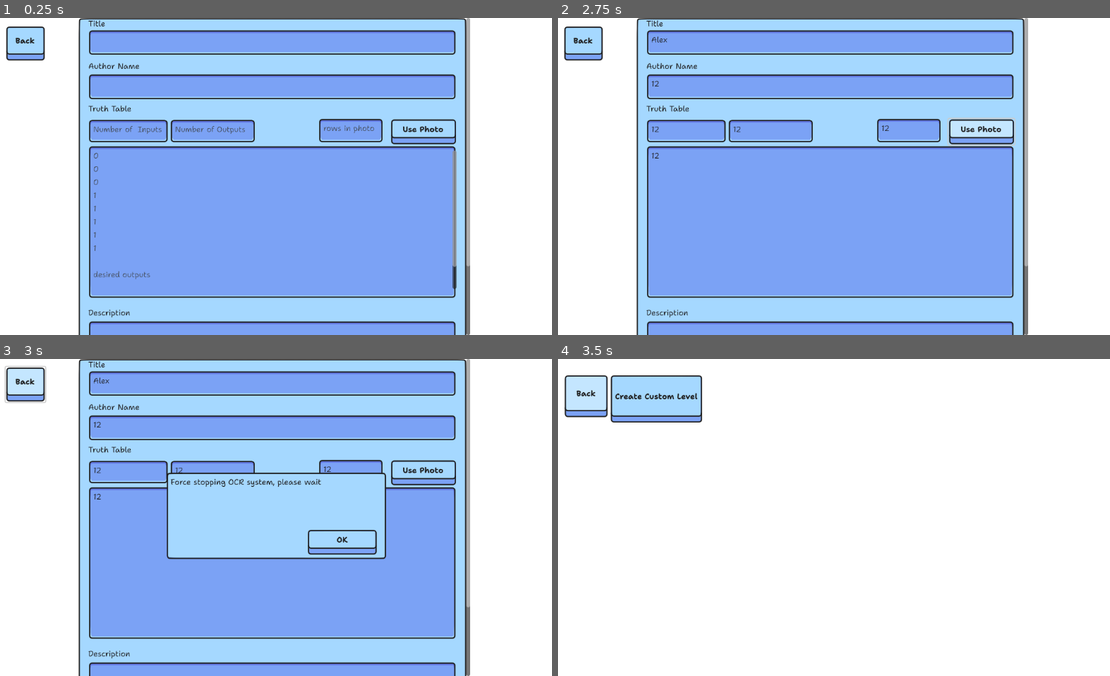
Above: before the commit, frames 1-4 (two rows, left to right).
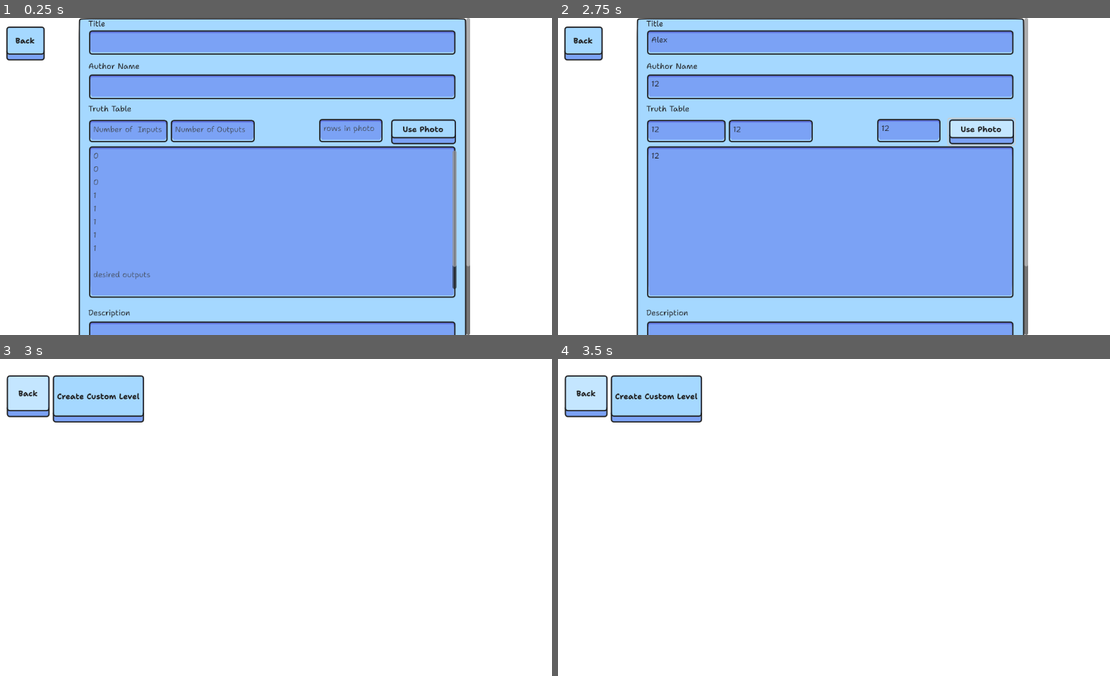
Above: after the commit, the same moments.

Repository: sininen-blue/logic-gate-tesseract
Game: Godot game, scene res://ui/custom_levels/create_custom_level.tscn
The game is run twice, just before and just after one commit, with the same random seed, the same clock (stepped at 60 frames per second) and the same inputs. This scene is started directly instead of the project's main scene.
Inputs (mouse positions are in pixels of both pictures, inside the frame that each line leads up to):
- Up to frame 1 (0.25 s): no input
- Up to frame 2 (2.75 s): click (828, 43) at 0.52 s; type "Alex" at 0.6 s; click (828, 87) at 0.75 s; type "12" at 0.83 s; click (684, 132) at 0.98 s; type "12" at 1.07 s; click (773, 132) at 1.27 s; type "12" at 1.35 s; click (911, 132) at 1.5 s; type "12" at 1.58 s; click (828, 220) at 1.73 s; type "12" at 1.82 s; click "Use Photo" at 2 s
- Up to frame 3 (3 s): click "Back" at 2.75 s
- Up to frame 4 (3.5 s): no input

Frames 1-2 are identical in both runs. In frame 3, 72% of the frame differs, in the area x 0-86%, y 0-100%; in frame 4, nothing differs.
Error in both runs: Cannot call method 'get_files' on a null value. (res://ui/custom_levels/custom_levels.gd:20)

Commit message:
managed potential errors, updated confirmation dialog theme, and fixed back bug

Diff:
--- a/ui/custom_levels/create_custom_level.gd
+++ b/ui/custom_levels/create_custom_level.gd
@@ -16,6 +16,7 @@
 
 @onready var error_panel: Panel = %ErrorPanel
 @onready var create_button: Button = %CreateButton
+@onready var confirmation_dialog: ConfirmationDialog = $ConfirmationDialog
 
 var exec_thread: Thread = Thread.new()
 
@@ -26,11 +27,12 @@
 
 
 func _on_back_button_pressed() -> void:
-	error_panel.show_error("Force stopping OCR system, please wait")
+	if exec_thread.is_alive():
+		error_panel.show_error("Force stopping OCR system, please wait")
 
-	await get_tree().create_timer(.5).timeout
+		await get_tree().create_timer(.5).timeout
 
-	exec_thread.wait_to_finish()
+		exec_thread.wait_to_finish()
 	get_tree().change_scene_to_file(custom_levels_scene)
 
 
@@ -106,6 +108,14 @@
 		error_panel.show_error("input, output, and row numbers are required")
 		return
 
+	if int(row_num_edit.text) > 64:
+		confirmation_dialog.dialog_text = str("Are you sure your image has ",
+			int(row_num_edit.text),
+			" rows, if so, this might take a while" )
+		confirmation_dialog.visible = true
+
+
+func _on_confirmation_dialog_confirmed() -> void:
 	file_dialog.visible = true
 	file_dialog.add_filter("*.jpg, *.jpeg, *.png", "Images")
 
--- a/ui/custom_levels/create_custom_level.tscn
+++ b/ui/custom_levels/create_custom_level.tscn
@@ -3,6 +3,33 @@
 [ext_resource type="Script" path="res://ui/custom_levels/create_custom_level.gd" id="1_uiy2w"]
 [ext_resource type="PackedScene" uid="uid://b4f4srb41fiu6" path="res://ui/components/error_panel.tscn" id="2_1ogc4"]
 [ext_resource type="Texture2D" uid="uid://ccg83ip0r3ljn" path="res://assets/UI/icons/spinner.png" id="2_46gef"]
+
+[sub_resource type="Animation" id="Animation_hhhcl"]
+length = 0.001
+tracks/0/type = "value"
+tracks/0/imported = false
+tracks/0/enabled = true
+tracks/0/path = NodePath("ScrollContainer/Panel/Main/ButtonLabel/SpinnerSprite:rotation")
+tracks/0/interp = 1
+tracks/0/loop_wrap = true
+tracks/0/keys = {
+"times": PackedFloat32Array(0),
+"transitions": PackedFloat32Array(1),
+"update": 0,
+"values": [-6.28319]
+}
+tracks/1/type = "value"
+tracks/1/imported = false
+tracks/1/enabled = true
+tracks/1/path = NodePath("ScrollContainer/Panel/Main/ButtonLabel/SpinnerSprite:scale")
+tracks/1/interp = 1
+tracks/1/loop_wrap = true
+tracks/1/keys = {
+"times": PackedFloat32Array(0),
+"transitions": PackedFloat32Array(1),
+"update": 0,
+"values": [Vector2(1, 1)]
+}
 
 [sub_resource type="Animation" id="Animation_1so06"]
 resource_name = "loading"
@@ -33,33 +60,6 @@
 "values": [Vector2(1, 1), Vector2(1.145, 1.145), Vector2(0.945, 0.945)]
 }
 
-[sub_resource type="Animation" id="Animation_hhhcl"]
-length = 0.001
-tracks/0/type = "value"
-tracks/0/imported = false
-tracks/0/enabled = true
-tracks/0/path = NodePath("ScrollContainer/Panel/Main/ButtonLabel/SpinnerSprite:rotation")
-tracks/0/interp = 1
-tracks/0/loop_wrap = true
-tracks/0/keys = {
-"times": PackedFloat32Array(0),
-"transitions": PackedFloat32Array(1),
-"update": 0,
-"values": [-6.28319]
-}
-tracks/1/type = "value"
-tracks/1/imported = false
-tracks/1/enabled = true
-tracks/1/path = NodePath("ScrollContainer/Panel/Main/ButtonLabel/SpinnerSprite:scale")
-tracks/1/interp = 1
-tracks/1/loop_wrap = true
-tracks/1/keys = {
-"times": PackedFloat32Array(0),
-"transitions": PackedFloat32Array(1),
-"update": 0,
-"values": [Vector2(1, 1)]
-}
-
 [sub_resource type="AnimationLibrary" id="AnimationLibrary_u8oaj"]
 _data = {
 "RESET": SubResource("Animation_hhhcl"),
@@ -263,6 +263,11 @@
 "": SubResource("AnimationLibrary_u8oaj")
 }
 
+[node name="ConfirmationDialog" type="ConfirmationDialog" parent="."]
+initial_position = 2
+size = Vector2i(200, 116)
+
 [connection signal="file_selected" from="FileDialog" to="." method="_on_file_dialog_file_selected"]
 [connection signal="pressed" from="ScrollContainer/Panel/Main/ButtonLabel/PhotoButton" to="." method="_on_photo_button_pressed"]
 [connection signal="pressed" from="BackButton" to="." method="_on_back_button_pressed"]
+[connection signal="confirmed" from="ConfirmationDialog" to="." method="_on_confirmation_dialog_confirmed"]
--- a/ui/main_theme.tres
+++ b/ui/main_theme.tres
@@ -11,17 +11,6 @@
 [ext_resource type="Texture2D" uid="uid://b3pi67hejwk16" path="res://assets/UI/theme/checkbox-uncheck.png" id="7_rxqp1"]
 [ext_resource type="Texture2D" uid="uid://bc46jgwu8gjdx" path="res://assets/UI/theme/textedit-normal.png" id="8_3te6a"]
 [ext_resource type="Texture2D" uid="uid://bjr6p4ppvokdv" path="res://assets/UI/theme/textedit-disabled.png" id="9_d1d8f"]
-
-[sub_resource type="StyleBoxEmpty" id="StyleBoxEmpty_pwkkp"]
-
-[sub_resource type="StyleBoxEmpty" id="StyleBoxEmpty_0rdcd"]
-
-[sub_resource type="StyleBoxTexture" id="StyleBoxTexture_avitv"]
-texture = ExtResource("6_74i6u")
-texture_margin_left = 10.0
-texture_margin_top = 10.0
-texture_margin_right = 10.0
-texture_margin_bottom = 20.0
 
 [sub_resource type="StyleBoxTexture" id="StyleBoxTexture_climm"]
 texture = ExtResource("2_ywuiv")
@@ -107,13 +96,21 @@
 texture_margin_right = 10.0
 texture_margin_bottom = 10.0
 
+[sub_resource type="StyleBoxTexture" id="StyleBoxTexture_utdnk"]
+texture = ExtResource("6_74i6u")
+texture_margin_left = 10.0
+texture_margin_top = 10.0
+texture_margin_right = 10.0
+texture_margin_bottom = 10.0
+expand_margin_left = 15.0
+expand_margin_top = 40.0
+expand_margin_right = 15.0
+expand_margin_bottom = 20.0
+
+[sub_resource type="StyleBoxFlat" id="StyleBoxFlat_2ubg1"]
+bg_color = Color(0.647059, 0.847059, 1, 1)
+
 [resource]
-AcceptDialog/colors/title_color = Color(0, 0, 0, 1)
-AcceptDialog/icons/close = ExtResource("7_rxqp1")
-AcceptDialog/icons/close_pressed = ExtResource("7_rxqp1")
-AcceptDialog/styles/embedded_border = SubResource("StyleBoxEmpty_pwkkp")
-AcceptDialog/styles/embedded_unfocused_border = SubResource("StyleBoxEmpty_0rdcd")
-AcceptDialog/styles/panel = SubResource("StyleBoxTexture_avitv")
 Button/colors/font_color = Color(0.117647, 0.117647, 0.117647, 1)
 Button/colors/font_hover_color = Color(0.117647, 0.117647, 0.117647, 1)
 Button/fonts/font = ExtResource("1_brsmb")
@@ -135,3 +132,8 @@
 TextEdit/colors/font_placeholder_color = Color(0.2542, 0.27838, 0.31, 1)
 TextEdit/styles/normal = SubResource("StyleBoxTexture_42ggf")
 TextEdit/styles/read_only = SubResource("StyleBoxTexture_y24yv")
+Window/colors/title_color = Color(0.117647, 0.117647, 0.117647, 1)
+Window/icons/close = ExtResource("7_rxqp1")
+Window/icons/close_pressed = ExtResource("7_rxqp1")
+Window/styles/embedded_border = SubResource("StyleBoxTexture_utdnk")
+Window/styles/panel = SubResource("StyleBoxFlat_2ubg1")
Not shown: 1 places in ui/main_theme.tres that only renumber resources
